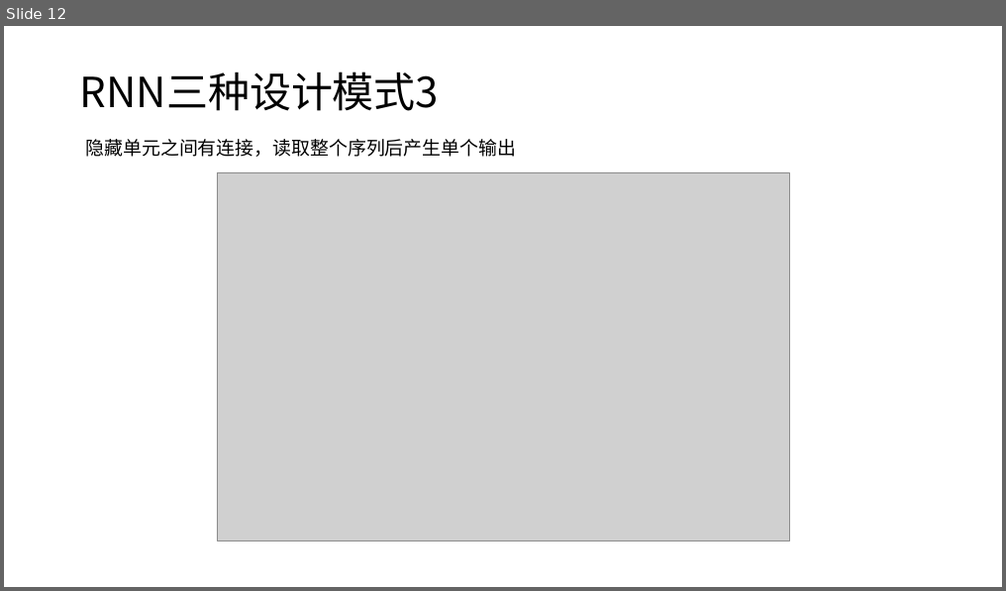
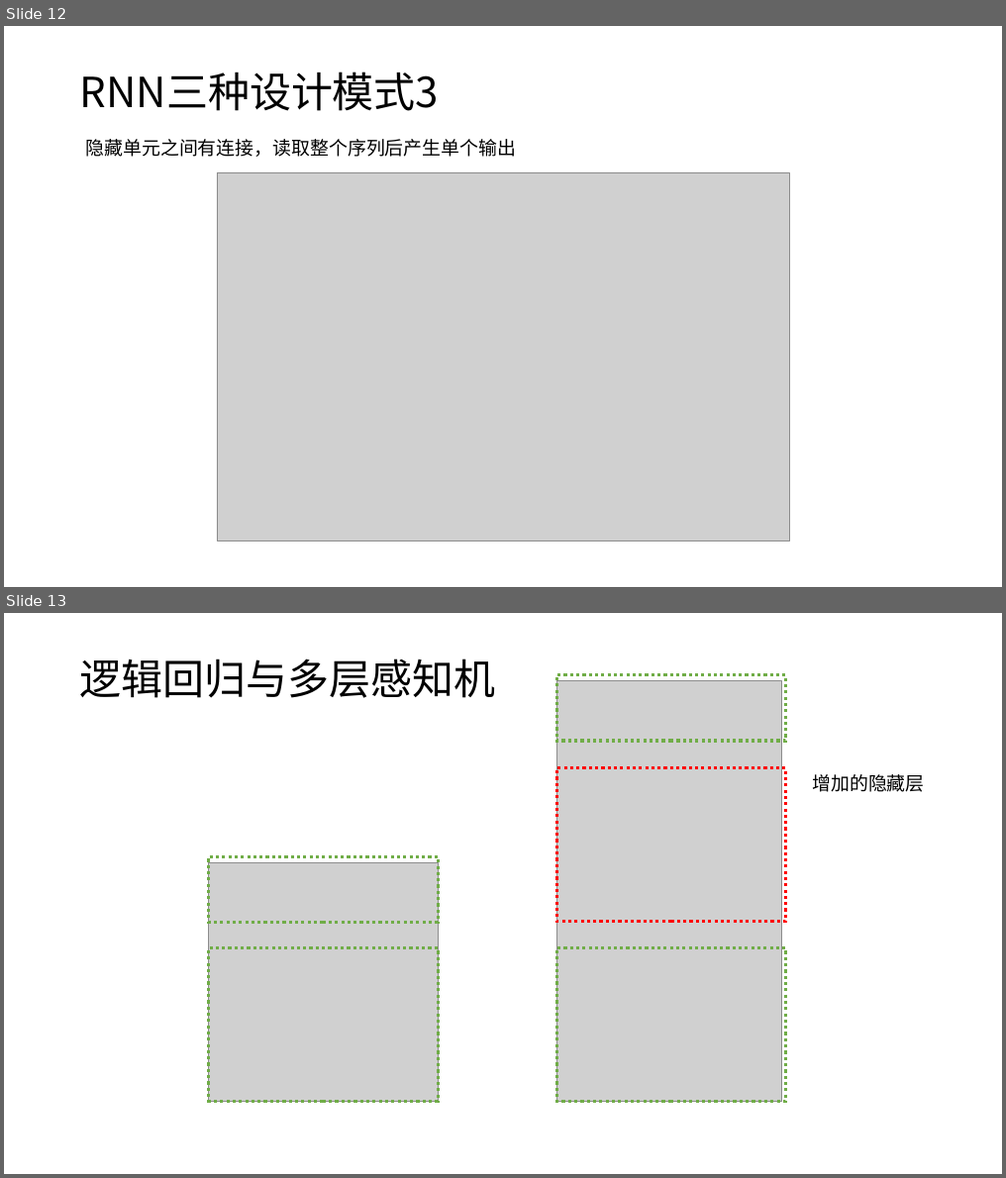
Before and after one commit to Benjamin-UnderWood/text_classification, a slide deck: doc/20200122-文本分类技术及实践.pptx. Shown one above the other, each under a label of ours: slide 12 before the commit, slides 12 and 13 after it. The pictures are 1006x591 and 1006x1178 pixels, drawn with LibreOffice and Linux fonts; fonts in the diff are those of the drawing; grey boxes stand for pictures. Boxes give left, top, right and bottom in pixels: in the first picture for what was removed or moved away, otherwise in the second. Text is boxed around its words. In the diff, an @@ line names an element or a change of style, - is before the commit and + after.

```diff
--- a/doc/20200122-文本分类技术及实践.pptx
+++ b/doc/20200122-文本分类技术及实践.pptx
@@ slide 13 added at box(4, 613, 1002, 1174), background #FFFFFF @@
@@ title added at box(80, 659, 496, 698), 40 pt, text #000000 @@
+逻辑回归与多层感知机
@@ picture added at box(556, 681, 781, 1101) @@
@@ rectangle added at box(556, 675, 785, 741), outline #70AD47 3 pt dashed @@
@@ rectangle added at box(556, 768, 785, 922), outline #FF0000 3 pt dashed @@
@@ text added at box(812, 774, 924, 792), 18 pt, text #000000 @@
+增加的隐藏层
@@ picture added at box(208, 863, 438, 1102) @@
@@ rectangle added at box(208, 858, 438, 923), outline #70AD47 3 pt dashed @@
@@ rectangle added at box(208, 949, 438, 1102), outline #70AD47 3 pt dashed @@
@@ rectangle added at box(556, 949, 785, 1102), outline #70AD47 3 pt dashed @@
```
Also in this commit, not shown: 53 other files.
